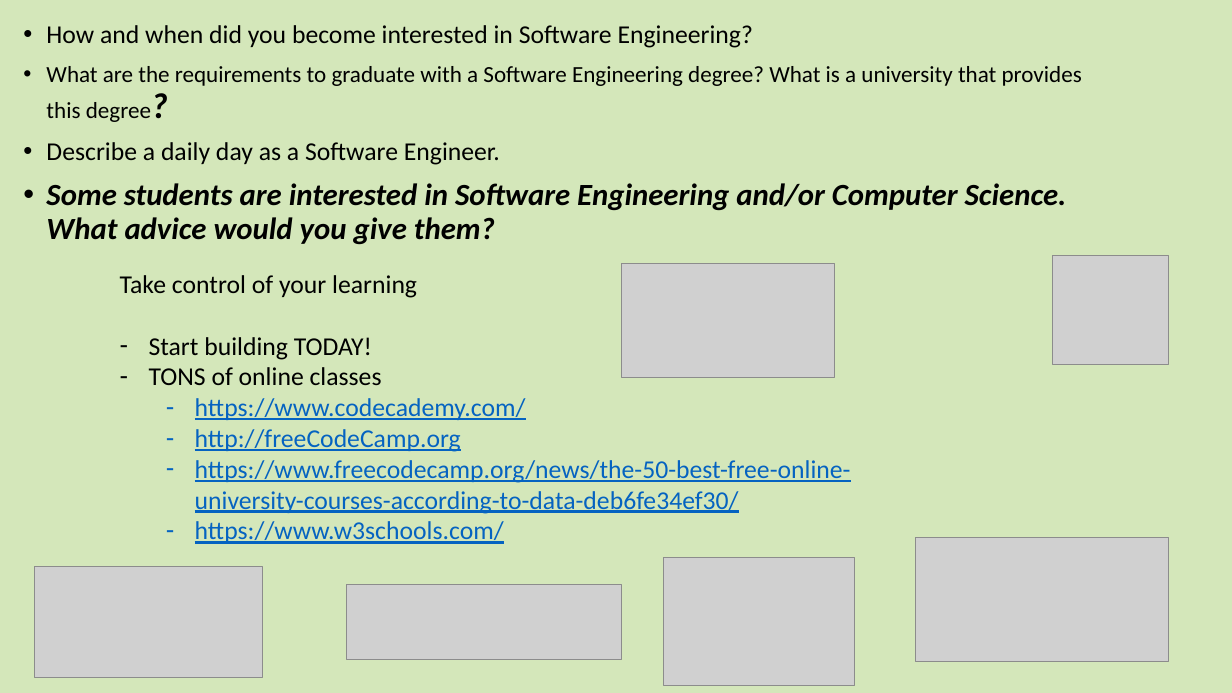
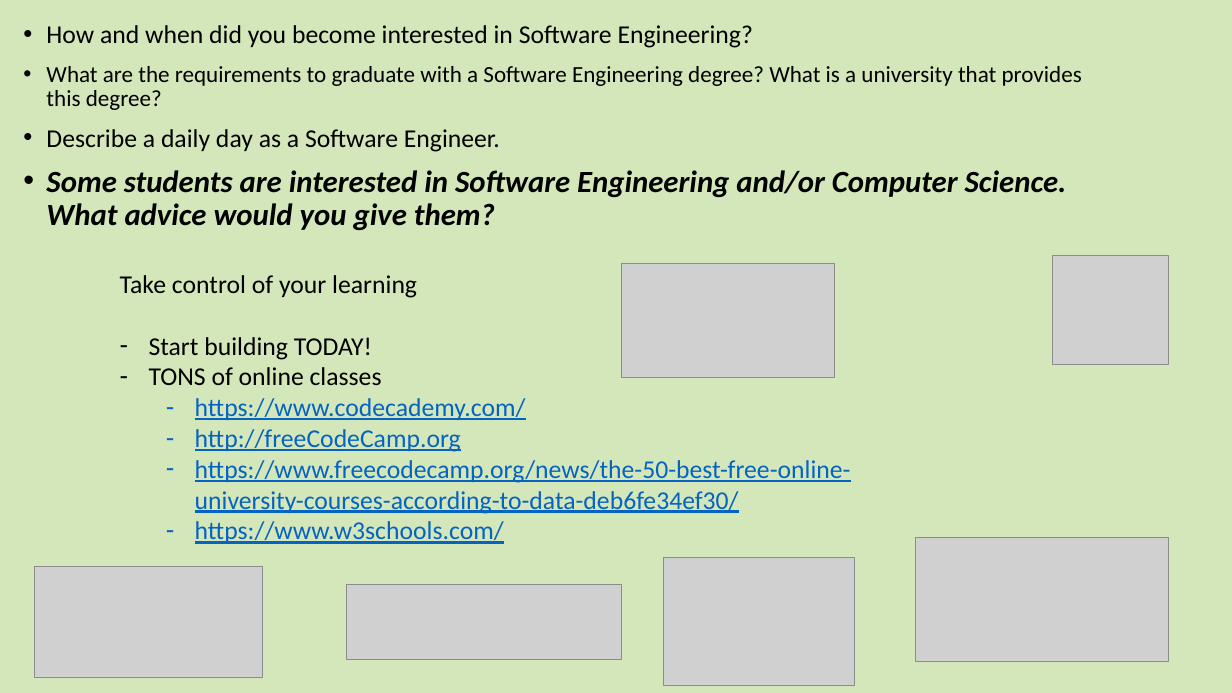
Before and after one commit to dlash02/SEJobTalk, a slide deck: slide 13 of SoftwareEngineeringV2.pptx (slide 8 before the commit). Drawn at 1232x693 pixels with LibreOffice and Linux fonts; fonts in the diff are those of the drawing; grey boxes stand for pictures. Boxes give left, top, right and bottom in pixels: in the first picture for what was removed or moved away, otherwise in the second. Text is boxed around its words. In the diff, an @@ line names an element or a change of style, - is before the commit and + after.

```diff
--- a/SoftwareEngineeringV2.pptx
+++ b/SoftwareEngineeringV2.pptx
@@ text at (46,66,1082,110): size 28 to 18 pt, bold off, italic off in "degree?" @@
```
Also in this commit, not shown: 4 other slides changed.
